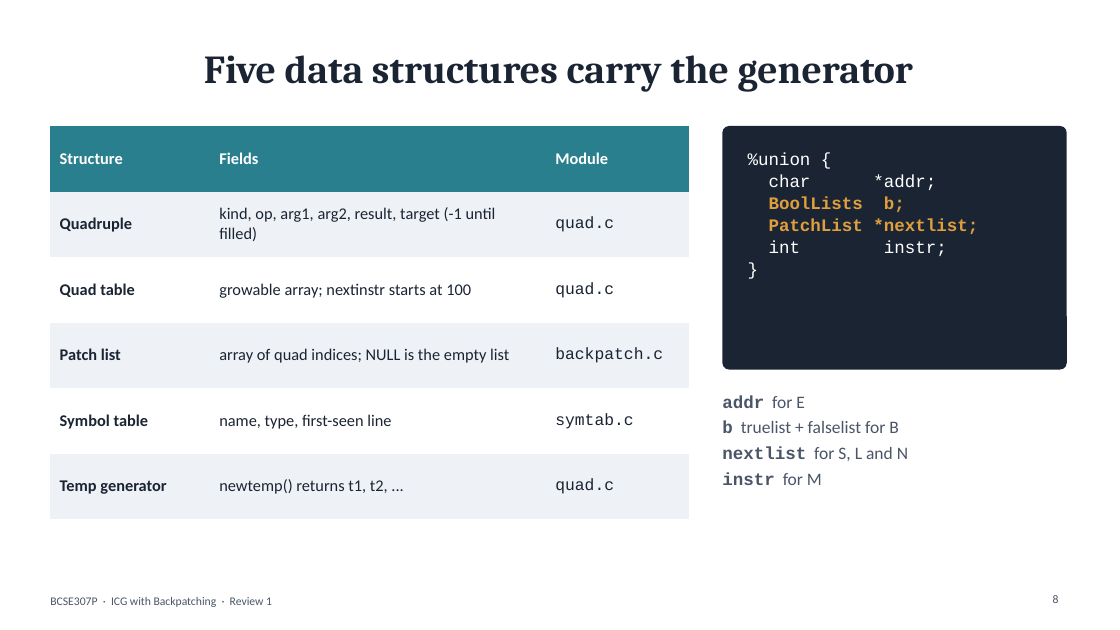
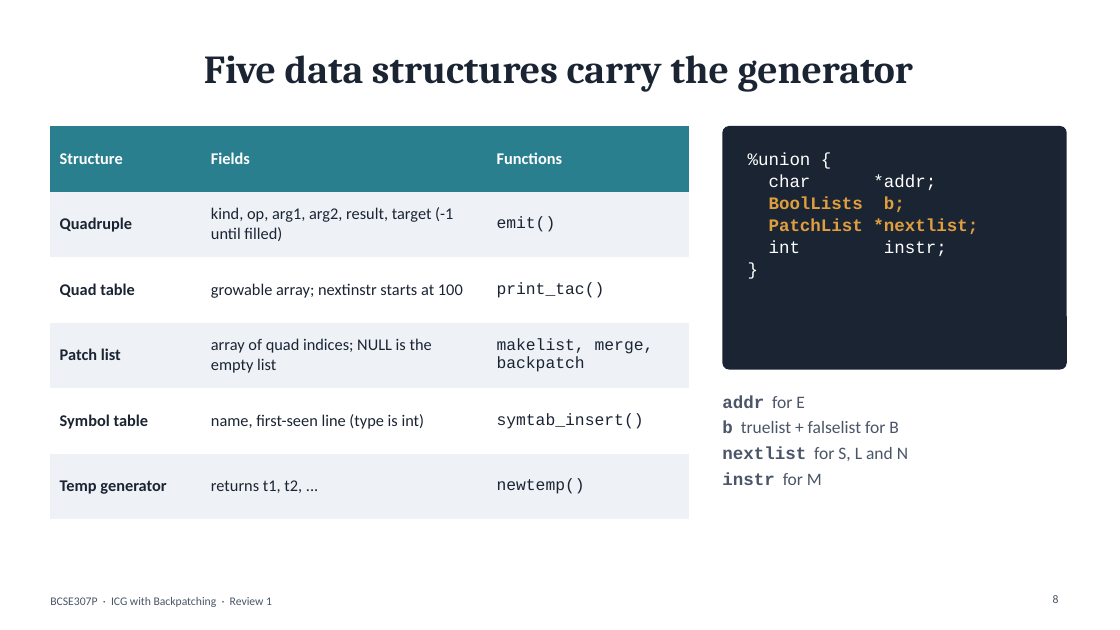
Before and after one commit to Prithvi8706/ICG, a slide deck: slide 8 of docs/review1.pptx. Drawn at 1120x630 pixels with LibreOffice and Linux fonts; fonts in the diff are those of the drawing. Boxes give left, top, right and bottom in pixels: in the first picture for what was removed or moved away, otherwise in the second. Text is boxed around its words. In the diff, an @@ line names an element or a change of style, - is before the commit and + after.

```diff
--- a/docs/review1.pptx
+++ b/docs/review1.pptx
@@ table at [50, 126, 689, 498] @@
-row 1, column 3: Module
+row 1, column 3: Functions
-row 2, column 3: quad.c
+row 2, column 3: emit()
-row 3, column 3: quad.c
+row 3, column 3: print_tac()
-row 4, column 3: backpatch.c
+row 4, column 3: makelist, merge, backpatch
-row 5, column 2: name, type, first-seen line
+row 5, column 2: name, first-seen line (type is int)
-row 5, column 3: symtab.c
+row 5, column 3: symtab_insert()
-row 6, column 2: newtemp() returns t1, t2, ...
+row 6, column 2: returns t1, t2, ...
-row 6, column 3: quad.c
+row 6, column 3: newtemp()
```
Also in this commit, not shown: 2 other slides changed, 11 other files.
